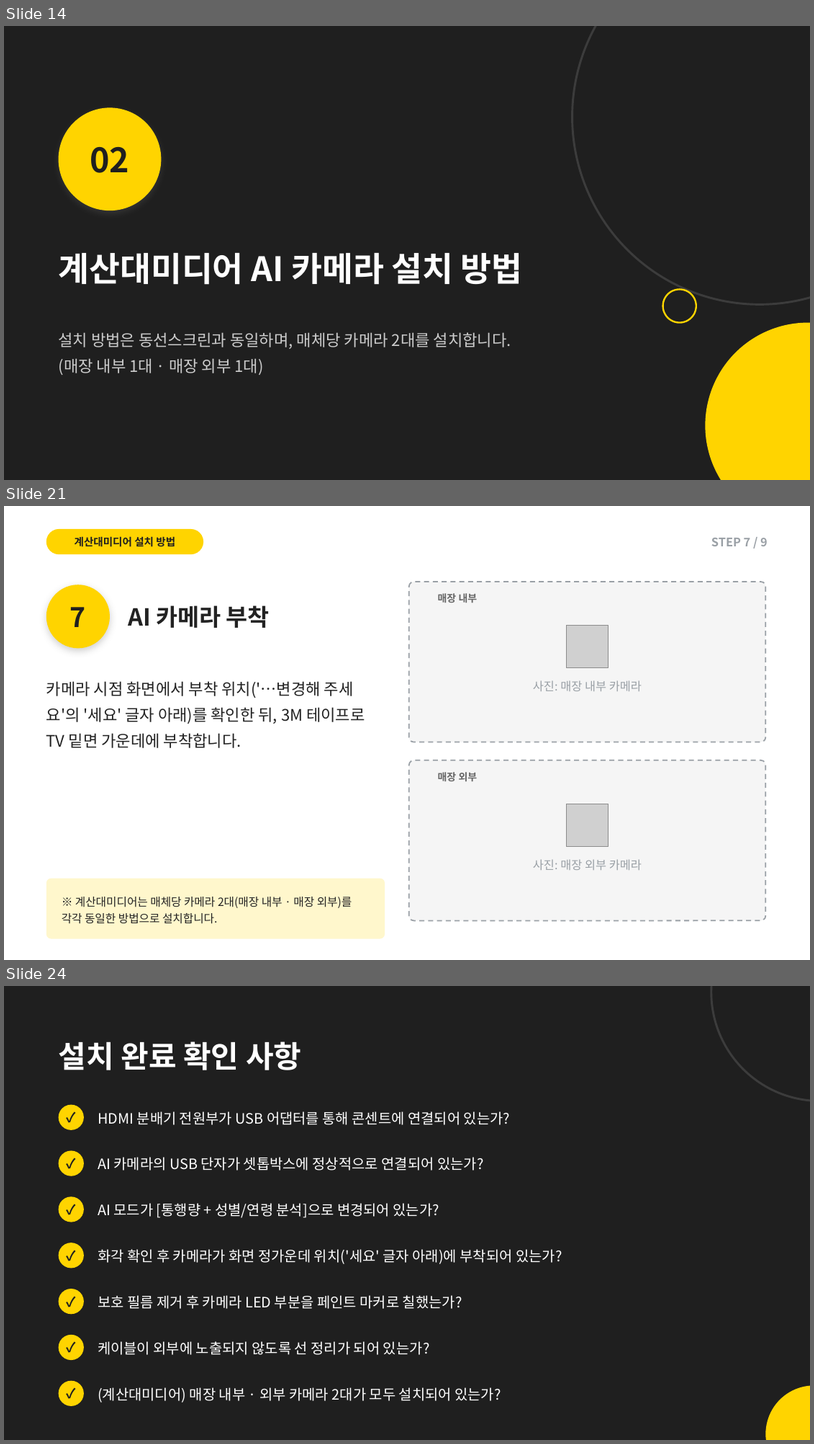
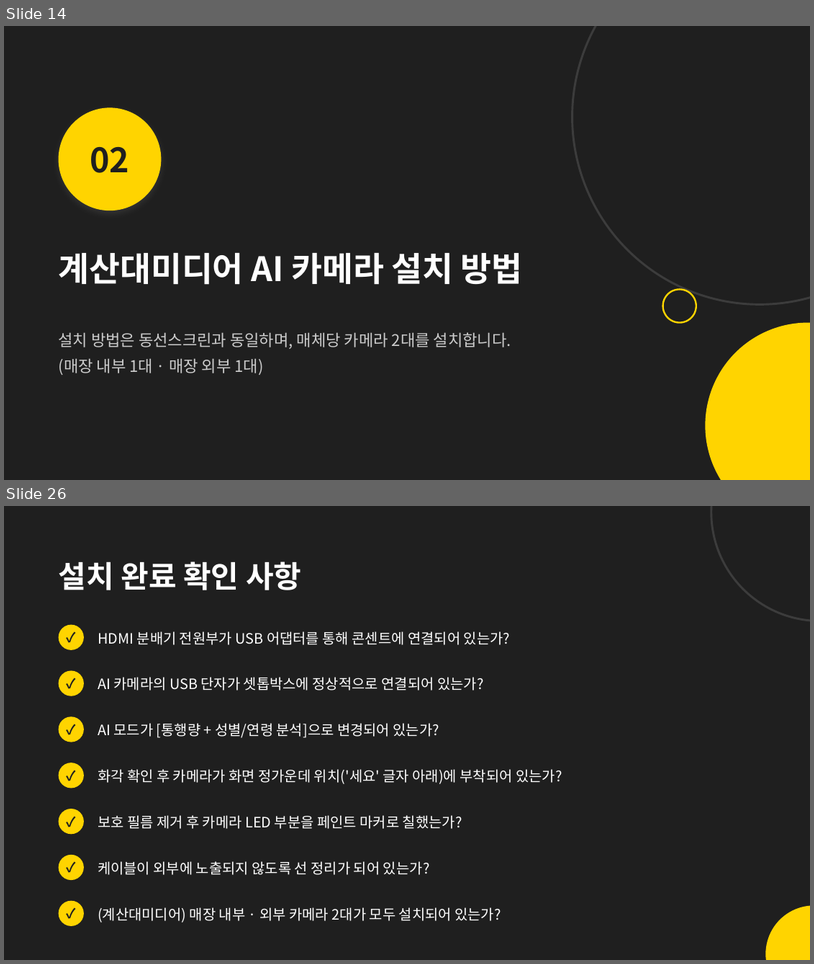
Before and after one commit to alsdn2947/ars, a slide deck: 이마트_AI카메라_설치매뉴얼.pptx. Shown one above the other, each under a label of ours: slides 14, 21 and 24 before the commit, slides 14 and 26 after it; the slides between them are not shown. The pictures are 814x1444 and 814x964 pixels, drawn with LibreOffice and Linux fonts; fonts in the diff are those of the drawing; grey boxes stand for pictures. Boxes give left, top, right and bottom in pixels: in the first picture for what was removed or moved away, otherwise in the second. Text is boxed around its words. In the diff, an @@ line names an element or a change of style, - is before the commit and + after.

```diff
--- a/이마트_AI카메라_설치매뉴얼.pptx
+++ b/이마트_AI카메라_설치매뉴얼.pptx
@@ slide 21 removed at box(4, 506, 810, 960), background #FFFFFF @@
@@ rounded rectangle removed at box(46, 529, 203, 554) @@
@@ text removed at box(75, 536, 175, 547) @@
-계산대미디어 설치 방법
@@ text removed at box(712, 538, 768, 546) @@
-STEP 7 / 9
@@ ellipse removed at box(46, 584, 110, 648) @@
@@ rounded rectangle removed at box(409, 582, 766, 742) @@
@@ text removed at box(70, 607, 86, 627) @@
-7
@@ text removed at box(128, 605, 270, 628) @@
-AI 카메라 부착
@@ text removed at box(438, 593, 478, 602) @@
-매장 내부
@@ picture removed at box(566, 626, 609, 668) @@
@@ text removed at box(46, 681, 365, 748) @@
-카메라 시점 화면에서 부착 위치('…변경해 주세요'의 '세요' 글자 아래)를 확인한 뒤, 3M 테이프로 TV 밑면 가운데에 부착합니다.
@@ text removed at box(533, 680, 642, 691) @@
-사진: 매장 내부 카메라
@@ rounded rectangle removed at box(409, 760, 766, 921) @@
@@ text removed at box(438, 772, 478, 781) @@
-매장 외부
@@ picture removed at box(566, 803, 609, 846) @@
@@ text removed at box(533, 859, 642, 870) @@
-사진: 매장 외부 카메라
@@ rounded rectangle removed at box(46, 878, 385, 939) @@
@@ text removed at box(62, 896, 352, 924) @@
-※ 계산대미디어는 매체당 카메라 2대(매장 내부 · 매장 외부)를 각각 동일한 방법으로 설치합니다.
@@ what was slide 24 is now slide 26 @@
```
Also in this commit, not shown: 3 slides changed, 8 slides added, 5 other slides removed.
